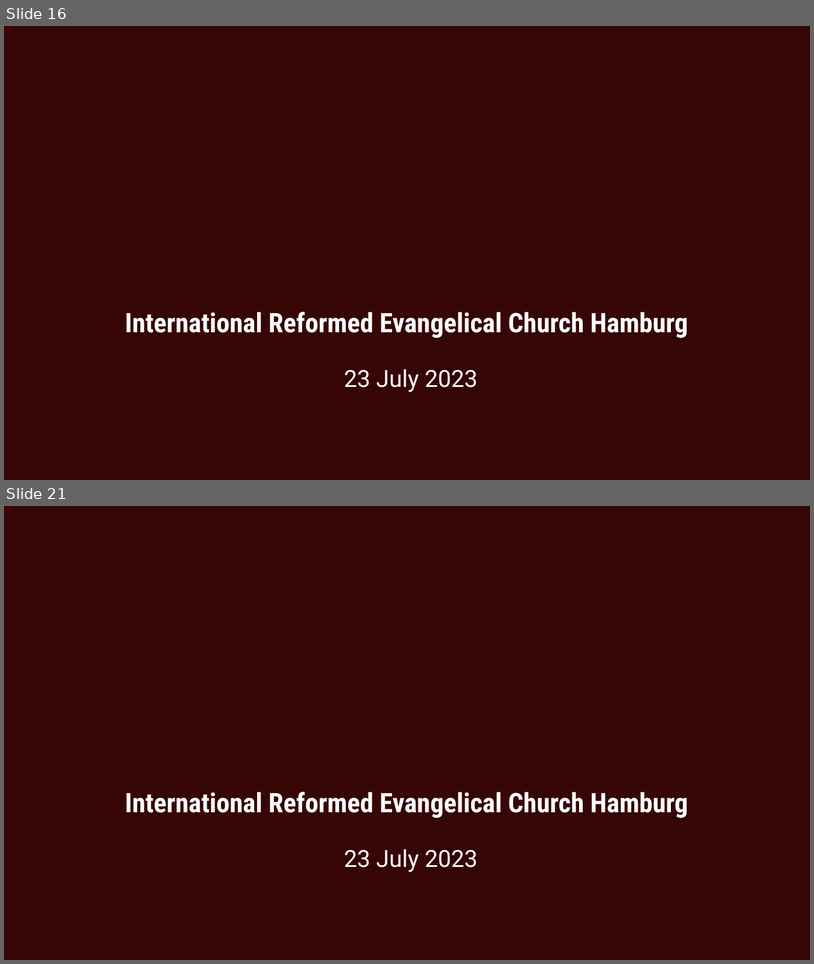
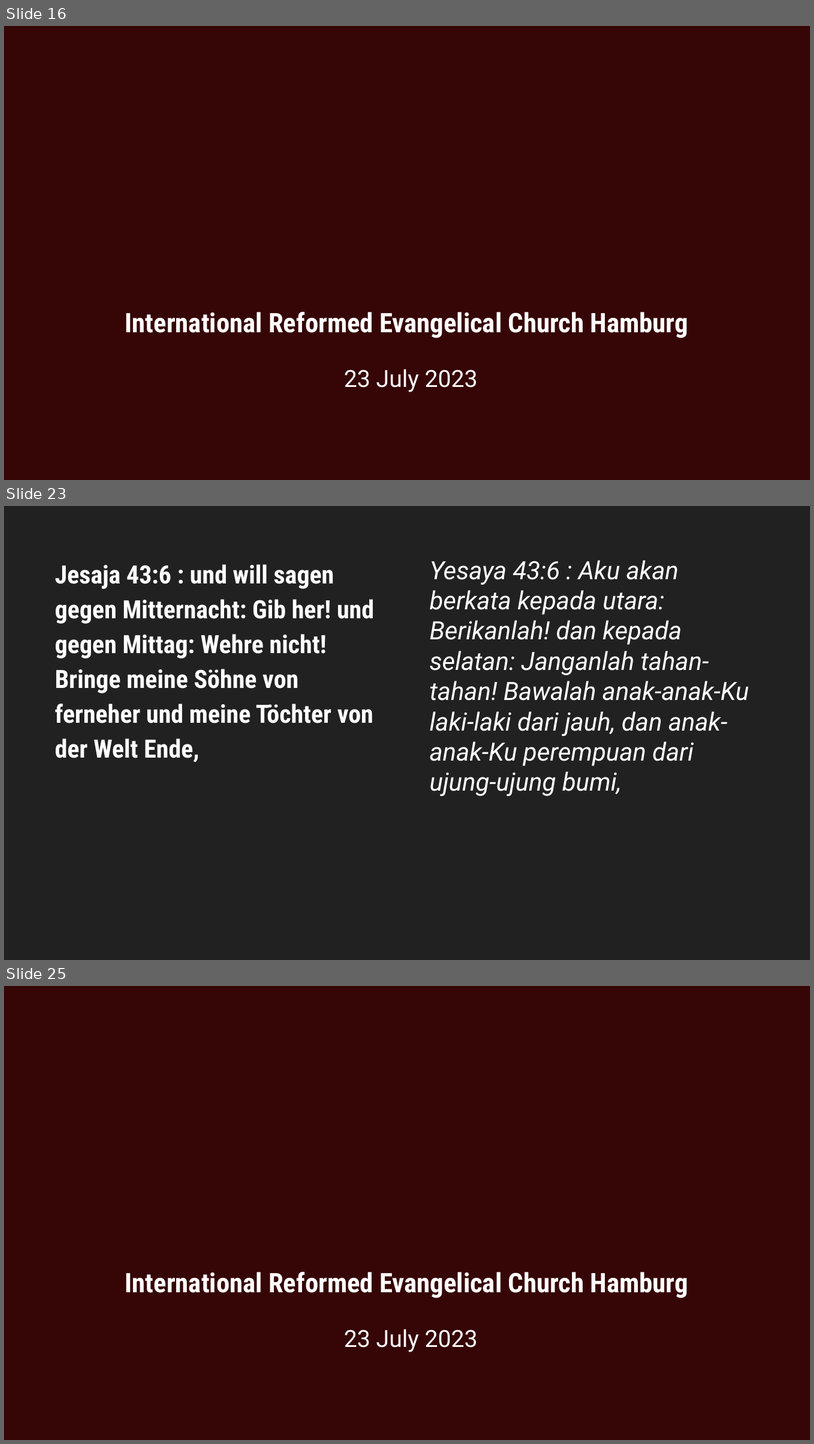
Before and after one commit to stepkurniawan/grii_hamburg_slidemaker, a slide deck: 20230723.pptx. Shown one above the other, each under a label of ours: slides 16 and 21 before the commit, slides 16, 23 and 25 after it; the slides between them are not shown. The pictures are 814x964 and 814x1444 pixels, drawn with LibreOffice and Linux fonts; fonts in the diff are those of the drawing; background and template pictures are left out. Boxes give left, top, right and bottom in pixels: in the first picture for what was removed or moved away, otherwise in the second. Text is boxed around its words. In the diff, an @@ line names an element or a change of style, - is before the commit and + after.

```diff
--- a/20230723.pptx
+++ b/20230723.pptx
@@ slide 23 added at bbox=[4, 506, 810, 960], background #212121 @@
@@ text added at bbox=[55, 564, 374, 762], 30 pt, text #FFFFFF, bold @@
+Jesaja 43:6 : und will sagen gegen Mitternacht: Gib her! und gegen Mittag: Wehre nicht! Bringe meine Söhne von ferneher und meine Töchter von der Welt Ende,
@@ text added at bbox=[430, 560, 750, 796], 30 pt, text #FFFFFF, italic @@
+Yesaya 43:6 : Aku akan berkata kepada utara: Berikanlah! dan kepada selatan: Janganlah tahan-tahan! Bawalah anak-anak-Ku laki-laki dari jauh, dan anak-anak-Ku perempuan dari ujung-ujung bumi,
@@ what was slide 21 is now slide 25 @@
```
Also in this commit, not shown: 1 slide changed, 7 other slides added, 4 slides removed, 5 other files.
